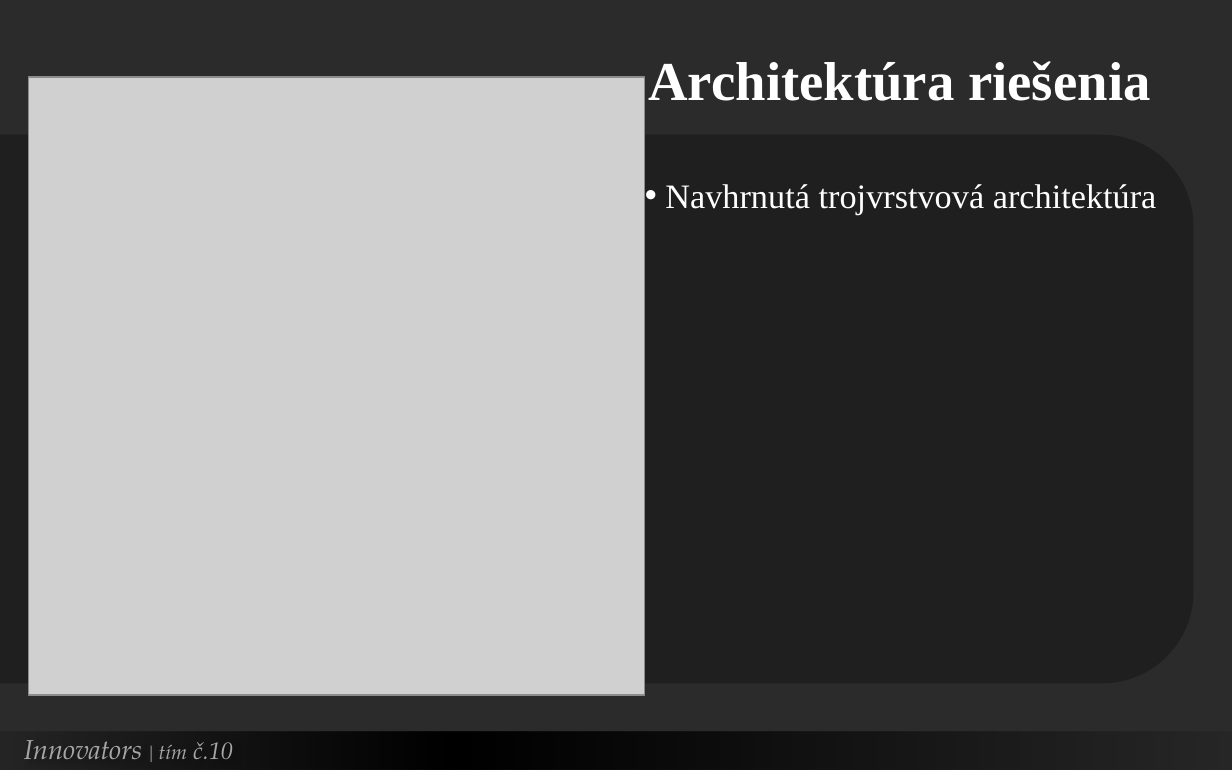
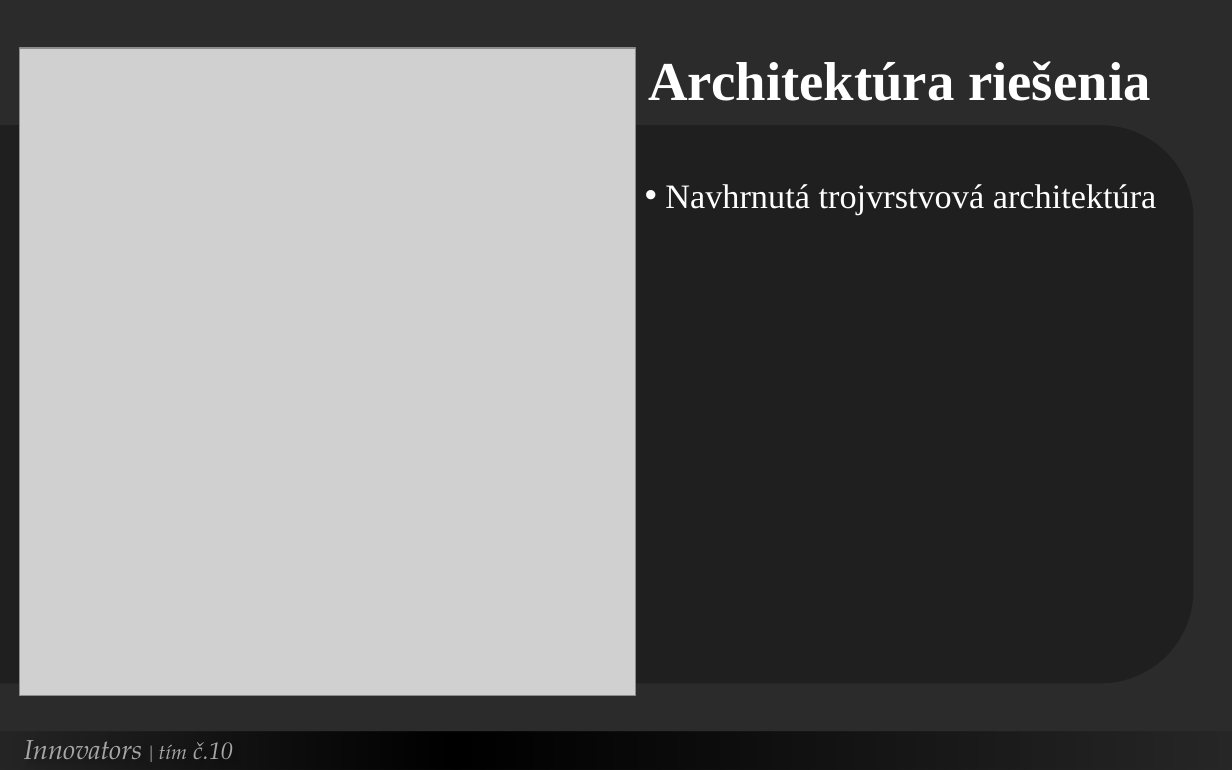
Before and after one commit to Innovators-Team10/Documentation, a slide deck: slide 10 of Dokumentacie/Ostatne/Innovators.pptx. Drawn at 1232x770 pixels with LibreOffice and Linux fonts; fonts in the diff are those of the drawing; grey boxes stand for pictures; background and template pictures are left out; a plain dark background stands for a picture behind light text. Boxes give left, top, right and bottom in pixels: in the first picture for what was removed or moved away, otherwise in the second. Text is boxed around its words. In the diff, an @@ line names an element or a change of style, - is before the commit and + after.

```diff
--- a/Dokumentacie/Ostatne/Innovators.pptx
+++ b/Dokumentacie/Ostatne/Innovators.pptx
@@ picture: place and size @@
-picture at (28,76,644,695)
+picture at (20,48,636,695)
@@ round same rect: place and size @@
-round same rect at (0,136,1194,684)
+round same rect at (0,126,1194,684)
```
Also in this commit, not shown: 5 other slides changed, 1 slide added.
